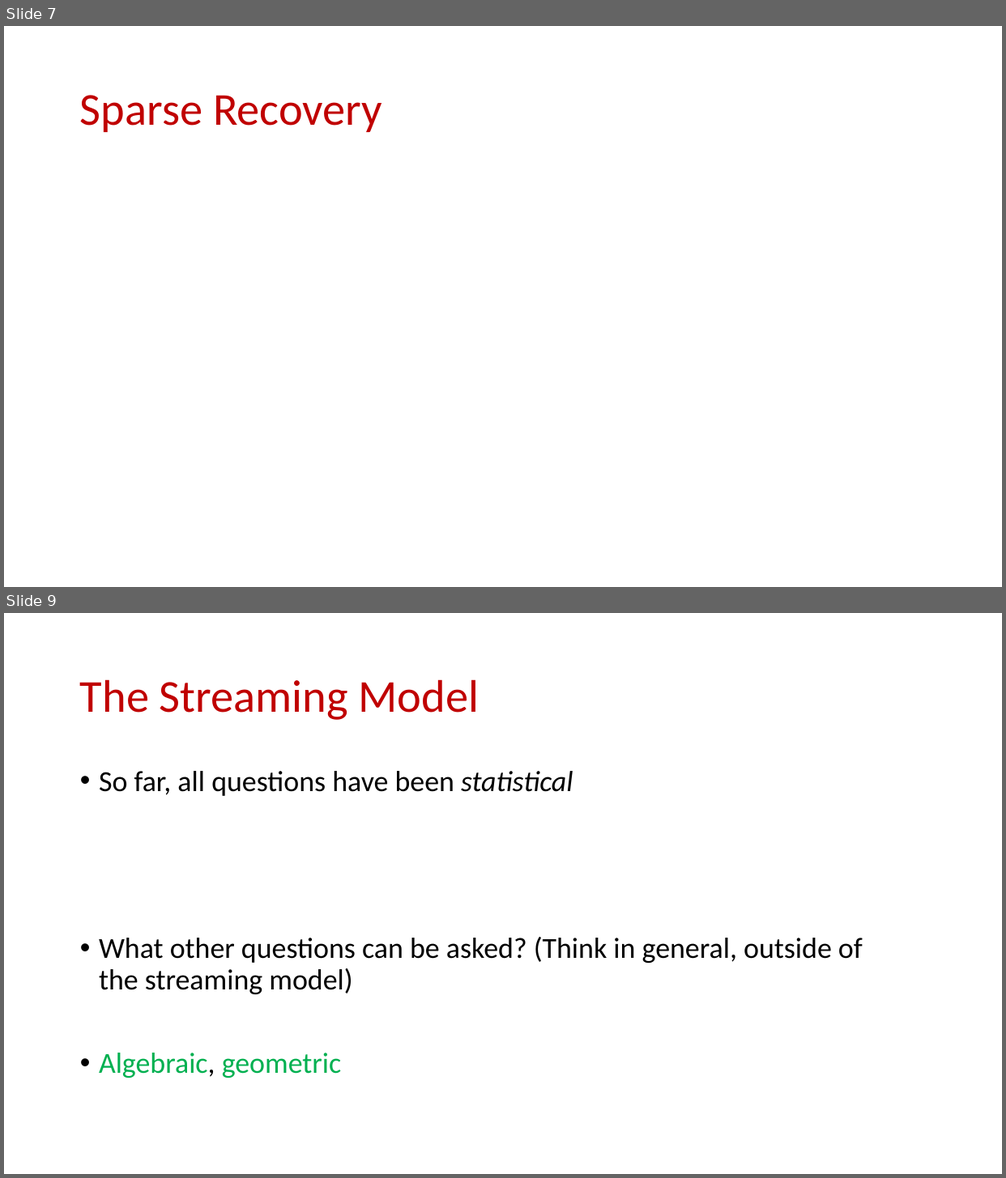
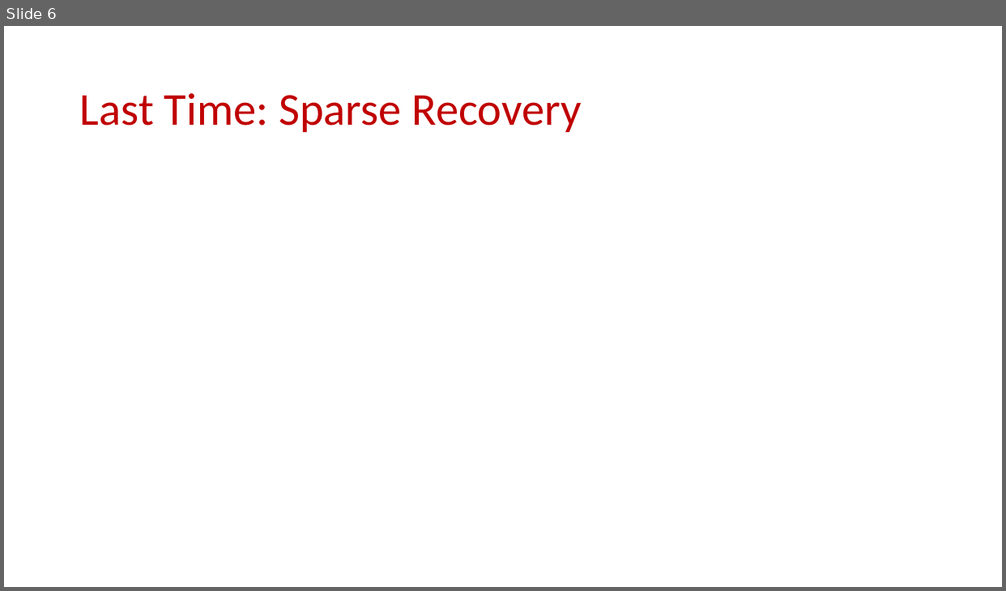
Before and after one commit to samsonzhou/samsonzhou.github.io, a slide deck: CSCE689-23/L18.pptx. Shown one above the other, each under a label of ours: slides 7 and 9 before the commit, slide 6 after it; the slides between them are not shown. The pictures are 1006x1178 and 1006x591 pixels, drawn with LibreOffice and Linux fonts; fonts in the diff are those of the drawing; grey boxes stand for pictures. Boxes give left, top, right and bottom in pixels: in the first picture for what was removed or moved away, otherwise in the second. Text is boxed around its words. In the diff, an @@ line names an element or a change of style, - is before the commit and + after.

```diff
--- a/CSCE689-23/L18.pptx
+++ b/CSCE689-23/L18.pptx
@@ slide 9 removed at (x1=4, y1=613, x2=1002, y2=1174), background #FFFFFF @@
@@ title removed at (x1=80, y1=679, x2=479, y2=720) @@
-The Streaming Model
@@ text removed at (x1=99, y1=771, x2=863, y2=1078) @@
-• So far, all questions have been statistical
-• What other questions can be asked? (Think in general, outside of the streaming model)
-• Algebraic, geometric
@@ what was slide 7 is now slide 6 @@
@@ slide 6 changed as well @@
@@ title at (x1=80, y1=93, x2=581, y2=132): text changed @@
-Sparse Recovery
+Last Time: Sparse Recovery
```
Also in this commit, not shown: 1 other slide changed, 26 slides added, 63 other slides removed, 6 other files.
